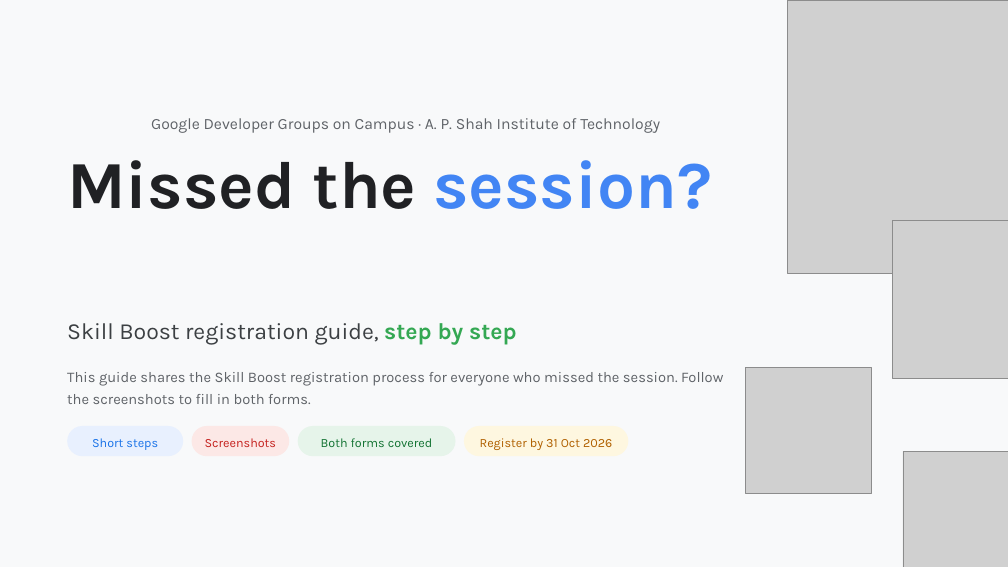
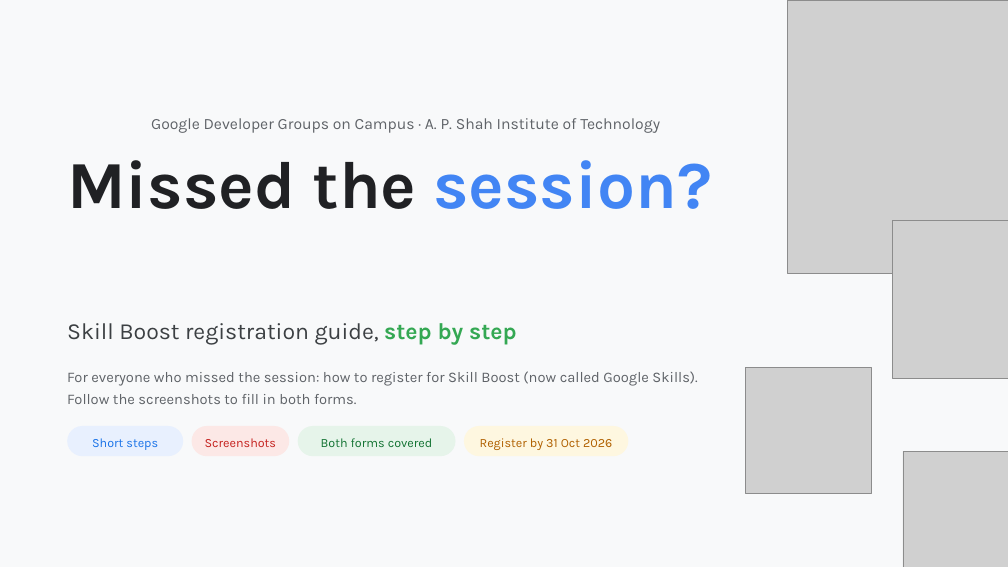
Before and after one commit to Viverun/Realism_Grade, a slide deck: slide 2 of Skill_Boost_Registration_Guide.pptx. Drawn at 1008x567 pixels with LibreOffice and Linux fonts; fonts in the diff are those of the drawing; grey boxes stand for pictures; background and template pictures are left out. Boxes give left, top, right and bottom in pixels: in the first picture for what was removed or moved away, otherwise in the second. Text is boxed around its words. In the diff, an @@ line names an element or a change of style, - is before the commit and + after.

```diff
--- a/Skill_Boost_Registration_Guide.pptx
+++ b/Skill_Boost_Registration_Guide.pptx
@@ text at (67, 371, 697, 404): text changed @@
-This guide shares the Skill Boost registration process for everyone who missed the session. Follow the screenshots to fill in both forms.
+For everyone who missed the session: how to register for Skill Boost (now called Google Skills). Follow the screenshots to fill in both forms.
```
Also in this commit, not shown: 19 other slides changed.
